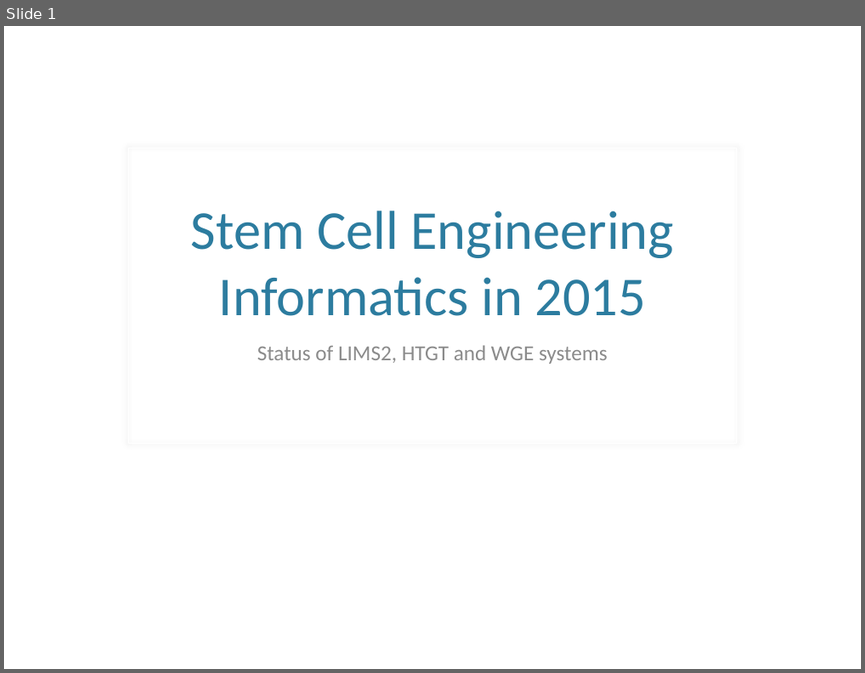
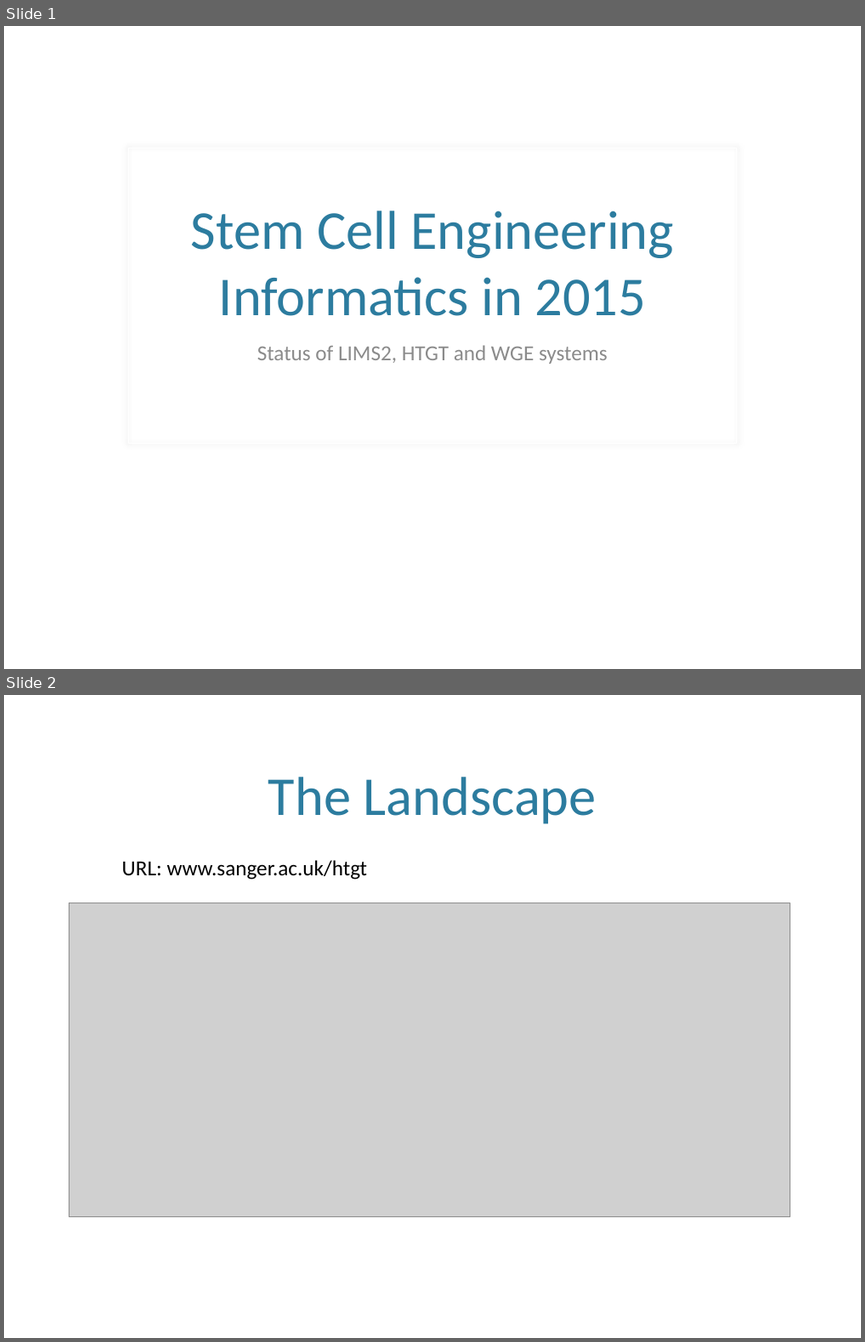
Before and after one commit to htgt/Docs, a slide deck: IMG-2015.pptx. Shown one above the other, each under a label of ours: slide 1 before the commit, slides 1 and 2 after it. The pictures are 865x673 and 865x1342 pixels, drawn with LibreOffice and Linux fonts; fonts in the diff are those of the drawing; grey boxes stand for pictures; background and template pictures are left out. Boxes give left, top, right and bottom in pixels: in the first picture for what was removed or moved away, otherwise in the second. Text is boxed around its words. In the diff, an @@ line names an element or a change of style, - is before the commit and + after.

Commit message:
HTGT2 and LIMS2

```diff
--- a/IMG-2015.pptx
+++ b/IMG-2015.pptx
@@ slide 2 added at bbox=[4, 695, 861, 1338], background picture (left out) @@
@@ title added at bbox=[268, 777, 596, 824], 46 pt, text #2C7C9F @@
+The Landscape
@@ text added at bbox=[122, 860, 368, 879], 18 pt, text #000000 @@
+URL: www.sanger.ac.uk/htgt
@@ picture added at bbox=[69, 902, 789, 1216] @@
```
Also in this commit, not shown: 1 slide changed, 6 other slides added.
